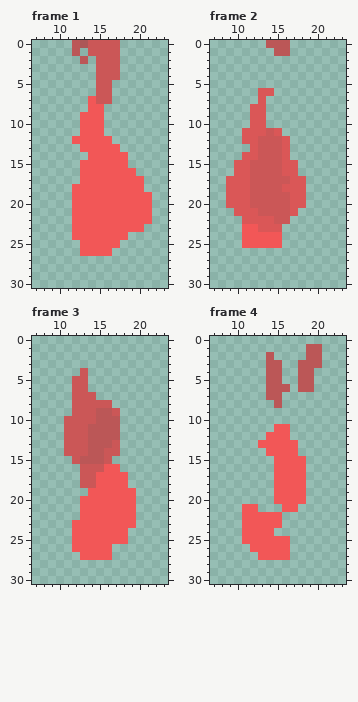
Pixel-art file -- Assets/Artwork/Particles/Flame/Flame.aseprite. Above: the version before the commit.
32x32 pixels, 6 frames. Colours within 5 levels of each other are drawn and written as one. Shown: frame 1: x 7..23, y 0..30; frame 2: x 7..23, y 0..30; frame 3: x 7..23, y 0..30; frame 4: x 7..23, y 0..30. The commit also changed other frames, which this record leaves out.
The same view after the edit:
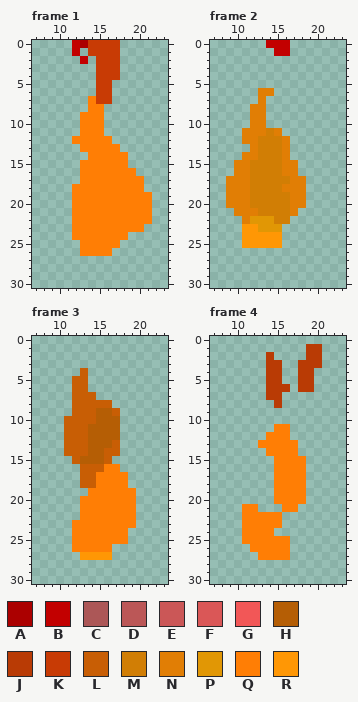
Palette (. is transparent): A #ab0000  B #c20000  C #ac5757  D #bb5757  E #cb5757  F #da5757  G #f25757  H #b55e05  J #b93b05  K #c83b05  L #c85e05  M #d17e05  N #e17e05  P #e19705  Q #ff7e05  R #ff9705
The exact change:
Changed rows in their new state; - is an unchanged pixel.
Frame 1:
first column x 12:
 0 BAKKKK----
 1 B-KKKK----
 2 -B-KKK----
 3 ---KKK----
 4 ---KKK----
 5 ---KK-----
 6 ---KK-----
 7 --QKK-----
 8 --QQ------
 9 -QQQ------
10 -QQQ------
11 -QQQ------
12 QQQQQ-----
13 -QQQQQ----
14 --QQQQQ---
15 -QQQQQQ---
16 -QQQQQQQ--
17 -QQQQQQQQ-
18 QQQQQQQQQ-
19 QQQQQQQQQQ
20 QQQQQQQQQQ
21 QQQQQQQQQQ
22 QQQQQQQQQQ
23 QQQQQQQQQ-
24 QQQQQQQ---
25 -QQQQQ----
26 -QQQQ-----
Frame 2:
first column x 14:
 0 BBB
 1 -BB
first column x 9:
 6 ----NN----
 7 ----N-----
 8 ---NN-----
 9 ---NN-----
10 ---NN-----
11 --NNNMN---
12 --NNMMMN--
13 ---NMMMN--
14 --NNMMMN--
15 -NNMMMMNN-
16 -NNMMMMNN-
17 NNNMMMMMNN
18 NNNMMMMNNN
19 NNNMMMMMNN
20 NNNMMMMMNN
21 -NNNMMMMN-
22 --NPPPMM--
23 --RRPPP---
24 --RRRRR---
25 --RRRRR---
Frame 3:
first column x 11:
 4 --L------
 5 -LL------
 6 -LL------
 7 -LLL-----
 8 -LLLLL---
 9 -LLLHHL--
10 LLLLHHH--
11 LLLHHHH--
12 LLLHHHH--
13 LLLHHHL--
14 LLLHHLL--
15 -LHHHL---
16 --LLLQQ--
17 --LLQQQQ-
18 --LLQQQQ-
19 ---QQQQQQ
20 --QQQQQQQ
21 --QQQQQQQ
22 --QQQQQQQ
23 -QQQQQQQQ
24 -QQQQQQQ-
25 -QQQQQQQ-
26 -QQQQQ---
27 --RRRR---
Frame 4:
first column x 11:
 1 --------JJ
 2 ---J----JJ
 3 ---JJ--JJJ
 4 ---JJ--JJ-
 5 ---JJ--JJ-
 6 ---JJJ-JJ-
 7 ---JJ-----
 8 ----J-----
11 ----QQ----
12 ---QQQ----
13 --QQQQQ---
14 ---QQQQ---
15 ----QQQQ--
16 ----QQQQ--
17 ----QQQQ--
18 ----QQQQ--
19 ----QQQQ--
20 ----QQQQ--
21 QQ---QQ---
22 QQQQQ-----
23 QQQQQ-----
24 QQQQ------
25 QQQQQQ----
26 -QQQQQ----
27 --QQQQ----
Boxes around the changes in both pictures, in picture pixels (x1, y1, x2, y2):
changed: (72, 40, 152, 256)
changed: (266, 40, 290, 56)
changed: (226, 88, 306, 248)
changed: (64, 368, 136, 560)
changed: (242, 344, 322, 560)
